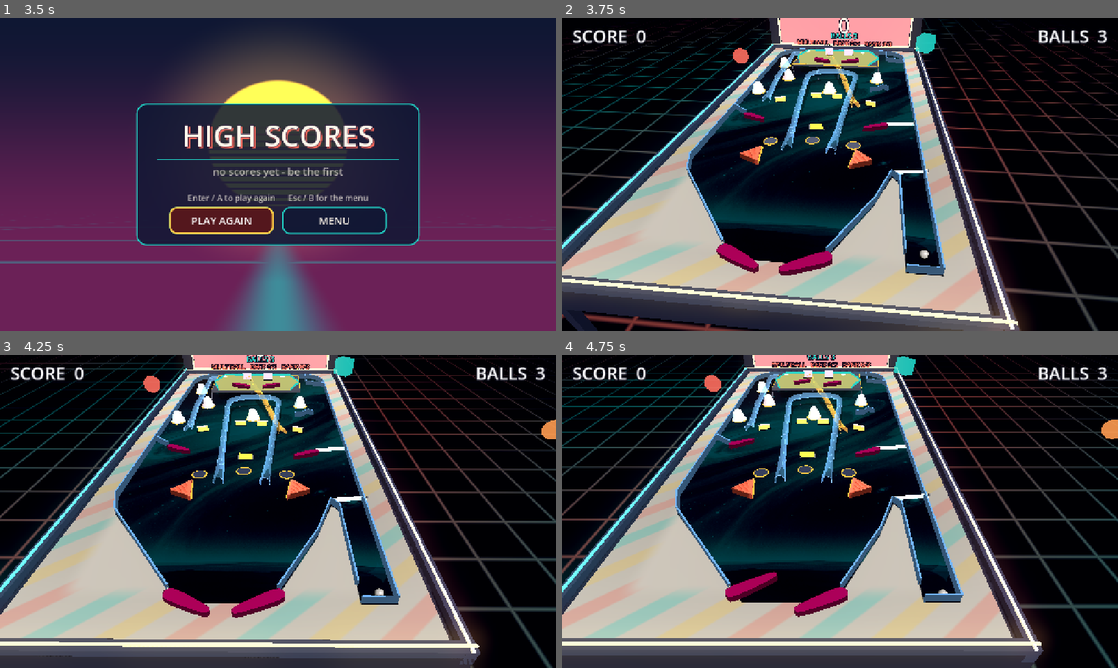
Above: before the commit, frames 1-4 (two rows, left to right).
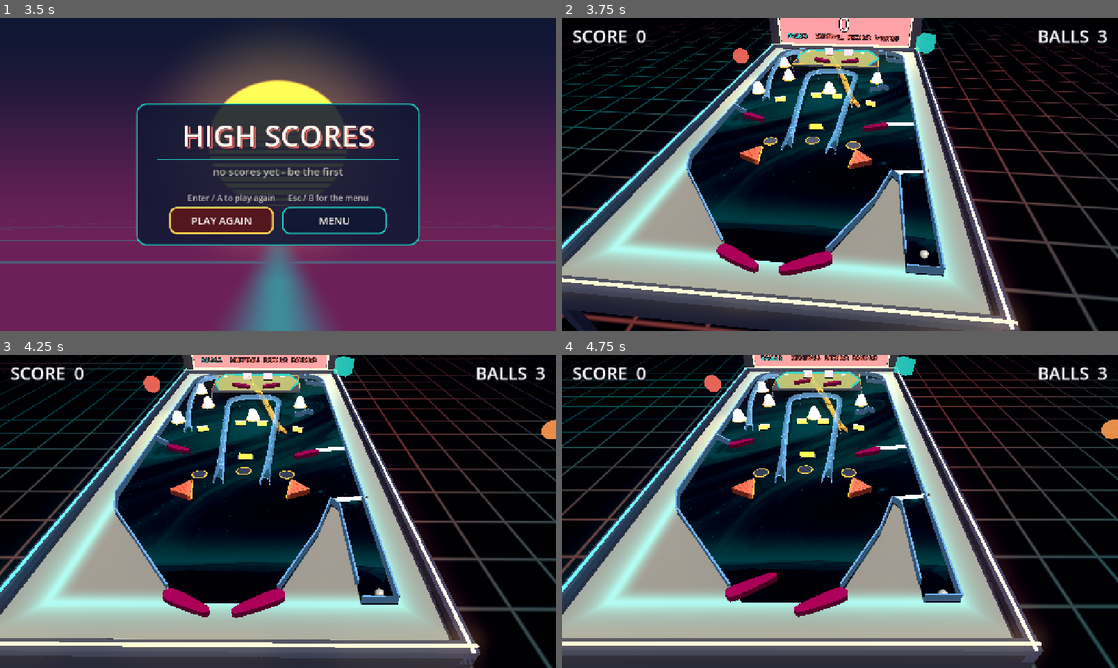
Above: after the commit, the same moments.

Repository: eddieedease/gdpb
Game: Godot game, scene res://scenes/table_select.tscn
Two runs of this game, one before a commit and one after it. Both use one fixed random seed, a clock stepped at 60 frames per second and the inputs below. Sound files missing from this copy of the repository are replaced by a short silence.
Inputs:
- Up to frame 1 (3.5 s): hold E (nudge_right) 0.53-1.28 s; tap Backspace at 0.6, 1.35, 2.85 s; hold Down (ui_down) 1.28-2.03 s; hold E (nudge_right) 2.03-2.78 s; hold Space (launch) 2.03-2.78 s; hold Up (ui_up) from 2.78 s (still down)
- Up to frame 2 (3.75 s): release Up (ui_up) at 3.5 s; click "PLAY AGAIN" at 3.5 s
- Up to frame 3 (4.25 s): no input
- Up to frame 4 (4.75 s): hold A (flipper_left) from 4.28 s (still down); hold Space (launch) from 4.28 s (still down)

Frame 1 is identical in both runs. In frame 2, 16% of the frame differs, in the area x 0-77%, y 0-95%; in frame 3, 18%; in frame 4, 19%, in the area x 0-81%, y 0-91%.

Commit message:
Catch every escaping ball, tidy the backbox line, and clean up the apron
The out-of-bounds safety net only ever checked the first ball, so as soon as
multiball existed the second and third had no net and could disappear through a
wall entirely. It now covers every ball and clears the deck state as well as the
ramp state. The bounds themselves were also far too loose - they only fired once
a ball was off the whole board, so one that punched through a side wall and
settled in the dead space beyond it was never reclaimed.

Balls remaining and the multiball legend now share one smaller line under the
score instead of stacking against it, still as two labels so each keeps its
colour.

The apron drops the stripes for a clean graded surface with a backlit rim along
the playfield edge and a slow travelling sheen - livelier than the stripes were
without any pattern to look at.

Co-Authored-By: Claude Sonnet 5 <noreply@anthropic.com>

Diff:
--- a/scenes/advanced_table.tscn
+++ b/scenes/advanced_table.tscn
@@ -31,19 +31,19 @@
 [sub_resource type="RectangleShape2D" id="RectangleShape2D_dqafr"]
 size = Vector2(1280, 2560)
 
-[sub_resource type="Curve2D" id="Curve2D_jqx0o"]
+[sub_resource type="Curve2D" id="Curve2D_ai1wt"]
 resource_local_to_scene = true
 _data = {
 "points": PackedVector2Array(0, 0, 0, 0, -189.11853, 131.45166, 0, 0, 0, 0, 385.9568, -251.7492, -104.75783, 57.57081, 104.75783, -57.57081, 517.2638, -335.12024, 125.576096, -70.971634, -125.576096, 70.971634, 684.14417, -89.06592, 0, 0, 0, 0, -83.04785, 292.9348)
 }
 point_count = 5
 
-[sub_resource type="Curve2D" id="Curve2D_ai1wt"]
+[sub_resource type="Curve2D" id="Curve2D_tgrry"]
 resource_local_to_scene = true
 _data = {
-"points": PackedVector2Array(0, 0, 0, 0, 117.737915, 51.601837, 0, 0, 220.1721, 2.7764497, 677.0594, 57.994995, 39.796906, -241.75021, -39.796906, 241.75021, 1139.8567, 226.8228)
+"points": PackedVector2Array(0, 0, 0, 0, 117.737915, 51.601837, 125.7499, -413.53815, -125.7499, 413.53815, 1139.8567, 226.8228)
 }
-point_count = 3
+point_count = 2
 
 [sub_resource type="ShaderMaterial" id="shader_vignette"]
 shader = ExtResource("18_vignette")
@@ -240,7 +240,7 @@
 [node name="Rail" parent="." unique_id=470856065 instance=ExtResource("16_rail")]
 position = Vector2(215.99998, 1345)
 rotation = -1.5759021
-curve = SubResource("Curve2D_ai1wt")
+curve = SubResource("Curve2D_tgrry")
 
 [node name="Ambiance" type="CanvasLayer" parent="." unique_id=692629535]
 layer = 5
--- a/scripts/crush_view.gd
+++ b/scripts/crush_view.gd
@@ -33,28 +33,36 @@
 const APRON_SHADER := "
 shader_type canvas_item;
 uniform vec3 base_color;
-uniform vec3 stripe_a;
-uniform vec3 stripe_b;
-uniform vec3 stripe_c;
+uniform vec3 rim_color;
+uniform vec3 sheen_color;
 uniform vec2 table_size;
 uniform vec4 art_rect;   // x, y, w, h in table pixels; zero = no artwork
 void fragment() {
 	vec2 p = UV * table_size;
-	float d = UV.x * 1.3 + UV.y * 3.1;
-	float s = fract(d * 5.0);
-	float band = smoothstep(0.0, 0.08, s) * smoothstep(0.52, 0.44, s);
-	float w = fract(d * 1.666);
-	vec3 stripe = w < 0.333 ? stripe_a : (w < 0.666 ? stripe_b : stripe_c);
-	// Fade the stripes out UNDER the playfield artwork. The art is
-	// semi-transparent, so whatever is painted below shows through it - left
-	// unmasked, the stripes read as running straight across the picture.
+	// How far inside the artwork this pixel is, and a soft mask for it. The art
+	// is semi-transparent, so anything drawn under it shows through - the apron
+	// must fade to a plain base there or it reads as painted over the picture.
 	vec2 inset = min(p - art_rect.xy, art_rect.xy + art_rect.zw - p);
 	vec2 fade = smoothstep(vec2(0.0), vec2(70.0), inset);
 	float under_art = fade.x * fade.y;
 	float show = 1.0 - under_art;
-	vec3 col = mix(base_color, stripe, band * 0.30 * show);
-	// a gentle sheen down the length so it is not perfectly uniform
-	col *= 1.0 + 0.10 * sin(UV.y * 6.2831) * show;
+
+	// Clean graded surface rather than stripes: lighter at the top of the
+	// table, settling darker toward the player.
+	vec3 col = mix(base_color, base_color * 0.78, smoothstep(0.0, 1.0, UV.y));
+
+	// Backlit trim hugging the playfield edge - the apron reads as a lit
+	// surround instead of decorated flooring.
+	float edge = min(inset.x, inset.y);
+	float rim = exp(-abs(edge) / 46.0);
+	col += rim_color * rim * 0.55 * show;
+
+	// A slow sheen travelling the length of the cabinet, so the surround is
+	// alive without any pattern to look at.
+	float t = fract((UV.y * 0.72 + UV.x * 0.28) - TIME * 0.055);
+	float band = smoothstep(0.0, 0.06, t) * smoothstep(0.30, 0.12, t);
+	col += sheen_color * band * 0.14 * show;
+
 	COLOR = vec4(col, 1.0);
 }
 "
@@ -194,9 +202,9 @@
 
 	var table := _vp.get_node("Table")
 
-	# The board under everything - it shows in the apron, the margin the
-	# playfield artwork doesn't reach. Flat grey there read as unfinished, so
-	# it gets soft diagonal poolside stripes in the table's accents instead.
+	# The surround under everything - it shows in the apron, the margin the
+	# playfield artwork does not reach. See APRON_SHADER for what is drawn there.
+
 	# Its z_index MUST stay below the art's (PlayfieldArt sits at -100):
 	# being merely first in tree order is not enough, since z_index wins over
 	# tree order and a z=0 rect would paint straight over a z=-100 sprite.
@@ -209,9 +217,8 @@
 	var apron_mat := ShaderMaterial.new()
 	apron_mat.shader = apron_sh
 	apron_mat.set_shader_parameter("base_color", _v3(board_color))
-	apron_mat.set_shader_parameter("stripe_a", _v3(accent_warm))
-	apron_mat.set_shader_parameter("stripe_b", _v3(accent_cool))
-	apron_mat.set_shader_parameter("stripe_c", _v3(accent_bright))
+	apron_mat.set_shader_parameter("rim_color", _v3(accent_cool))
+	apron_mat.set_shader_parameter("sheen_color", _v3(accent_bright))
 	apron_mat.set_shader_parameter("table_size", TABLE_SIZE)
 	apron_mat.set_shader_parameter("art_rect", _playfield_art_rect(table))
 	surface.material = apron_mat
@@ -1035,12 +1042,14 @@
 ## a painted-on decoration.
 func _build_backbox_display(l: float) -> void:
 	var face_z := -(l * 0.5 + 0.44)
-	_backbox_label(backbox_title, 88, accent_bright, Vector3(0, 3.15, face_z))
-	_score_label = _backbox_label("0", 150, Color(1, 0.97, 0.92), Vector3(0, 2.05, face_z))
-	_balls_label = _backbox_label("BALLS 3", 54, accent_cool, Vector3(0, 1.16, face_z))
-	# The multiball legend: shows how close the player is to lighting it, then
-	# takes over entirely while it is running.
-	_multiball_label = _backbox_label("", 46, accent_warm, Vector3(0, 0.52, face_z))
+	_backbox_label(backbox_title, 78, accent_bright, Vector3(0, 3.32, face_z))
+	_score_label = _backbox_label("0", 142, Color(1, 0.97, 0.92), Vector3(0, 2.18, face_z))
+	# Balls and the multiball legend share ONE line well below the score, both
+	# small: stacked on separate lines they crowded the score badly. Kept as two
+	# labels rather than one string so each keeps its own colour, laid out left
+	# and right of centre.
+	_balls_label = _backbox_label("BALLS 3", 40, accent_cool, Vector3(-4.35, 1.06, face_z))
+	_multiball_label = _backbox_label("", 40, accent_warm, Vector3(1.15, 1.06, face_z))
 	GameManager.score_changed.connect(_on_score_changed)
 	GameManager.balls_changed.connect(_on_balls_changed)
 	GameManager.multiball_progress.connect(_on_multiball_progress)
--- a/scripts/table_game.gd
+++ b/scripts/table_game.gd
@@ -119,17 +119,23 @@
 
 
 func _physics_process(delta: float) -> void:
+	# Safety net: a ball that escaped the table - stranded on a ramp or deck
+	# layer, or punched clean through a wall - must never be lost off-screen.
+	# This checks EVERY ball: it used to look at _get_ball() only, so during
+	# multiball the second and third balls had no safety net at all and could
+	# quietly disappear.
+	for b in get_tree().get_nodes_in_group("ball"):
+		if not is_instance_valid(b) or not _out_of_bounds(b):
+			continue
+		b.collision_layer = 1
+		b.collision_mask = 1
+		b.z_index = 0
+		b.set_meta("on_ramp", false)
+		b.set_meta("on_deck", false)
+		_on_drain_body_entered(b)
+
 	var ball := _get_ball()
 	if ball == null:
-		return
-	# Safety net: a ball that escaped the table (e.g. stranded on a ramp layer)
-	# must never be lost off-screen. Restore normal collision and drain it.
-	if _out_of_bounds(ball):
-		ball.collision_layer = 1
-		ball.collision_mask = 1
-		ball.z_index = 0
-		ball.set_meta("on_ramp", false)
-		_on_drain_body_entered(ball)
 		return
 	if Input.is_action_just_pressed("nudge_left"):
 		_nudge(-1.0)
@@ -154,9 +160,14 @@
 		cam.shake(11.0)
 
 
+## Outside the playable area. The margin is deliberately tight around the wall
+## perimeter (walls run x 110..1170): the old test only fired once the ball was
+## right off the 1280x2560 board, so a ball that punched through a side wall and
+## came to rest in the dead space beyond it was never caught and simply sat
+## there, out of play.
 func _out_of_bounds(ball: RigidBody2D) -> bool:
 	var p := ball.global_position
-	return p.x < -80.0 or p.x > 1360.0 or p.y < -80.0 or p.y > 2640.0
+	return p.x < 55.0 or p.x > 1235.0 or p.y < 55.0 or p.y > 2620.0
 
 
 func _on_drain_body_entered(body: Node) -> void:
Not shown: 2 places in scenes/advanced_table.tscn that only renumber resources
